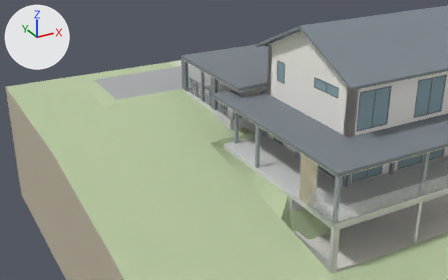
The glTF model public/models/Schaffernak_Haus_C.glb, before and after one commit.
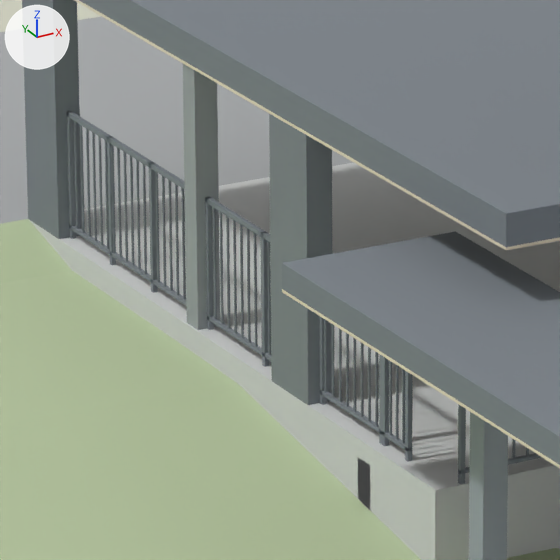
Old and new are each drawn from a 50 mm lens placed at (-19.86, -22.77, 15.55), pointed at (-1.98, 9.74, -0.71) and again close up on the part from 40% to 55% of the width and 22% to 46% of the height. Every picture has the same lights, and +X, +Y and +Z are marked at upper left. The older version's two pictures come first.

The first close-up shows 'Carport_Abgang_Podest', 'Carport_Boden', 'Carport_Dach', 'Carport_Dachrand_Verkl_links', 'Carport_Eckelement_hinten_Balkon', 'Carport_Eckwand_links', 'Carport_Podest_Mauer_Stirn_schematisch', 'Carport_Stuetzen_-1.9299999999999997_12.8200016021728', 'Entwurf_Dach_Ruecklauf', 'Entwurf_Dach_links', 'Foto_Gelaende_Rasen_Boeschung', 'Strasse_parallel_zum_Haus_schematisch' and 63 more.
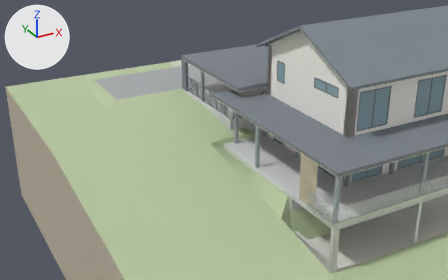
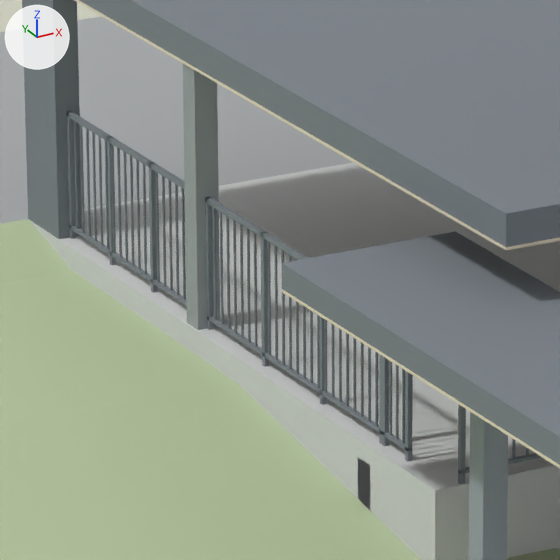
The change, as a list of edits to the scene's bpy script:
```text
Change ob_carport_eckelement_hinten_balkon:
    ob_carport_eckelement_hinten_balkon: bpy.data.objects.new('Carport_Eckelement_hinten_Balkon', me_carport_eckelement_hinten_balkon) -> bpy.data.objects.new('Carport_Eckelement_hinten_Balkon', None)
```

Where the change shows, as pixel boxes [x1, y1, x2, y2] in the close-ups (560 x 560 px):
'Carport_Eckelement_hinten_Balkon', no longer drawn: before [269, 114, 333, 405]
